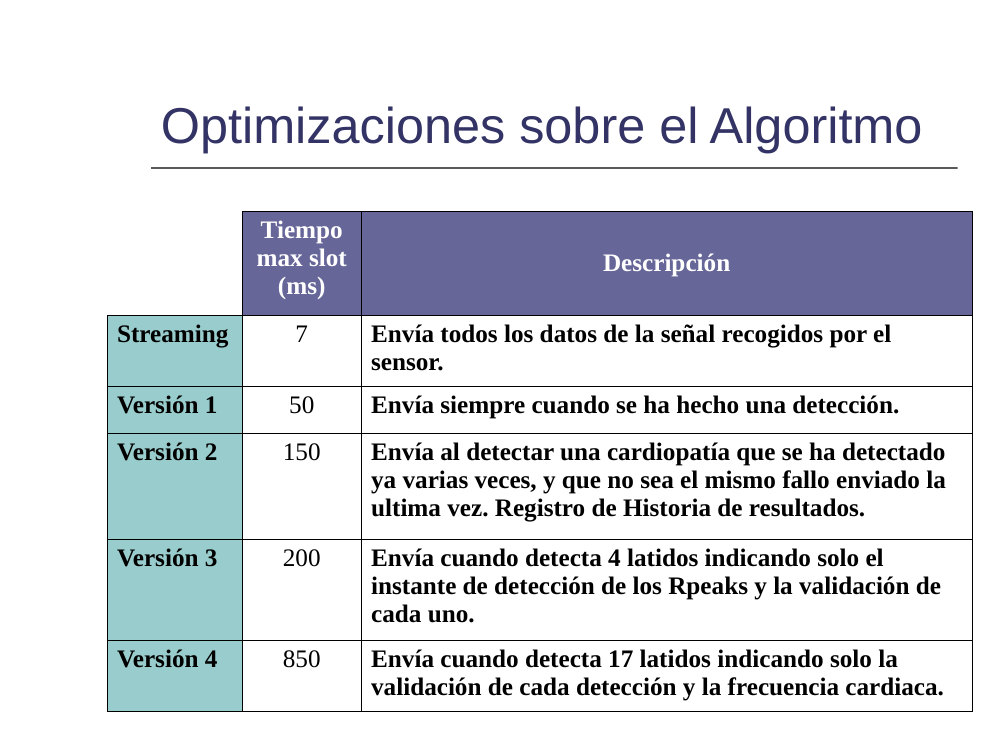
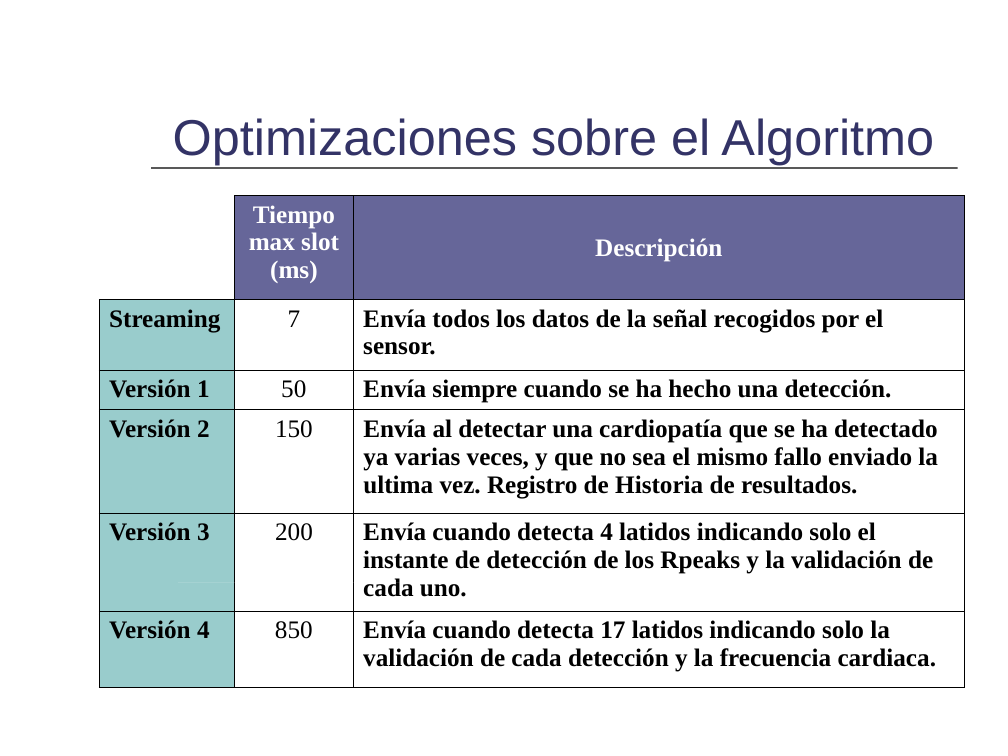
Before and after one commit to mmja/redsensores, a slide deck: slide 11 of Memoria/Consumo.ppt (slide 10 before the commit). Drawn at 1008x756 pixels with LibreOffice and Linux fonts; fonts in the diff are those of the drawing. Boxes give left, top, right and bottom in pixels: in the first picture for what was removed or moved away, otherwise in the second. Text is boxed around its words. In the diff, an @@ line names an element or a change of style, - is before the commit and + after.

```diff
--- a/Memoria/Consumo.ppt
+++ b/Memoria/Consumo.ppt
@@ title "Optimizaciones sobre el Algoritmo": place and size @@
-title "Optimizaciones sobre el Algoritmo" at (161,106,923,153)
+title "Optimizaciones sobre el Algoritmo" at (173,118,934,165)
@@ table added at (99,196,964,370), 2 rows, 3 columns @@
+ | Tiempo max slot (ms) | Descripción
+Streaming | 7 | Envía todos los datos de la señal recogidos por el sensor.
@@ table added at (99,370,964,411), 1 rows, 3 columns @@
+Versión 1 | 50 | Envía siempre cuando se ha hecho una detección.
@@ table at (99,409,964,512) @@
-row 1:  | Tiempo max slot (ms) | Descripción
-row 2: Streaming | 7 | Envía todos los datos de la señal recogidos por el sensor.
-row 3: Versión 1 | 50 | Envía siempre cuando se ha hecho una detección.
-row 5: Versión 3 | 200 | Envía cuando detecta 4 latidos indicando solo el instante de detección de los Rpeaks y la validación de cada uno.
-row 6: Versión 4 | 850 | Envía cuando detecta 17 latidos indicando solo la validación de cada detección y la frecuencia cardiaca.
@@ table: place and size @@
-table at (107,212,972,712)
+table at (99,409,964,512)
@@ table added at (99,513,964,614), 1 rows, 3 columns @@
+Versión 3 | 200 | Envía cuando detecta 4 latidos indicando solo el instante de detección de los Rpeaks y la validación de cada uno.
@@ rectangle: place and size @@
-rectangle at (166,225,799,225)
+rectangle at (178,583,811,583)
@@ table added at (99,611,964,687), 1 rows, 3 columns @@
+Versión 4 | 850 | Envía cuando detecta 17 latidos indicando solo la validación de cada detección y la frecuencia cardiaca.
```
Also in this commit, not shown: 5 other slides changed, 6 slides added, 4 slides removed.
